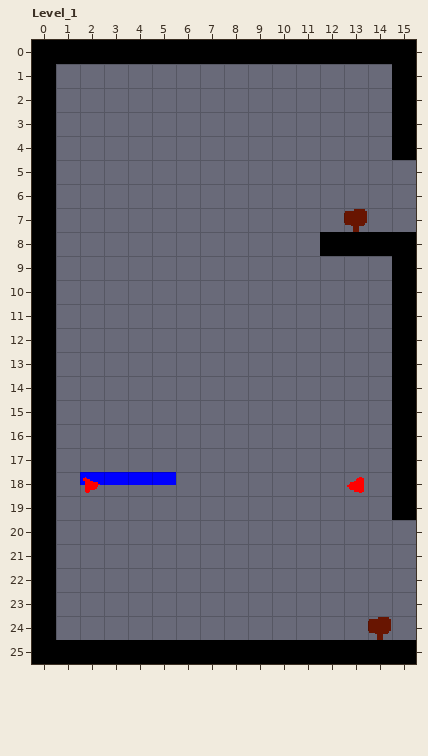
A LDtk project gets an edit: Assets/Game/Levels/LDtk/Demo.ldtk. This is how it looked before the edit.
Cells are 16x16 px. Shown: Level_1 x 0..15, y 0..25.
And afterwards:
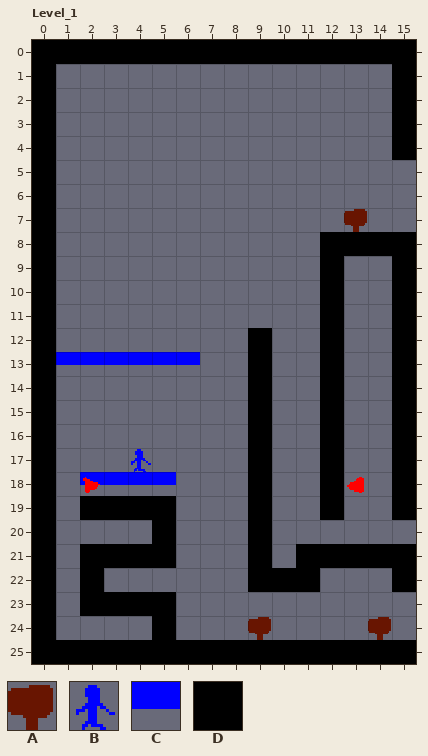
Key: from "Controls": A 0; from "Entities": B 0, C 2; from "Ground": D 0.
_ is an empty cell.
Difference:
Layer "Ground":
The author put tile D in rows 9 to 11 at x 12; in rows 12 to 18 at x 9 and 12; in row 19 at x 2 to 5, 9 and 12; in row 20 at x 5 and 9; in row 21 at x 2 to 5, 9 and 11 to 15; in row 22 at x 2, 9 to 11 and 15.
The author put tile D in row 23 at x 2 to 5; in row 24 at x 5.
Layer "Entities":
The author put tile B in row 17 at x 4.
The author put tile C in row 13 at x 1 to 6.
Layer "Controls":
The author put tile A in row 24 at x 9.
Changed places in both pictures, as pixel boxes (x1, y1, x2, y2):
added: (248, 256, 416, 592)
added: (56, 352, 200, 365)
added: (131, 449, 151, 472)
added: (80, 496, 176, 640)
added: (248, 617, 271, 640)
